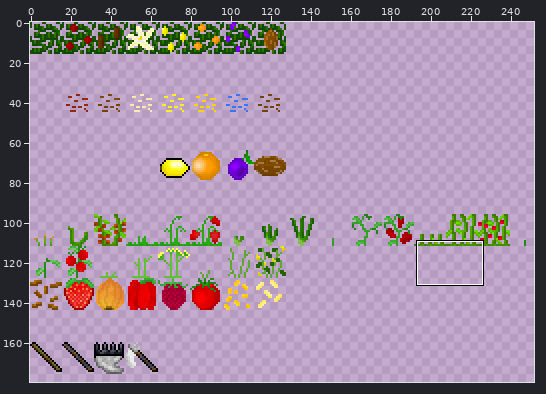
Two states of a sprite sheet, bin_data/jaffas_02.png. Above, an overview of the earlier version with the close-up marked.
Close-up. The starting point:
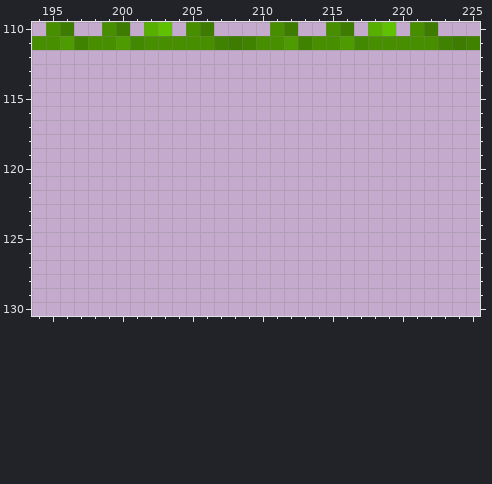
The file is 256x256 pixels. Pixels under 10% opacity are left out. Colours within 5 levels of each other are drawn and written as one. Shown: x 194..225, y 110..130. The wide view leaves out empty margins. The commit also changed other parts of the picture, which this record leaves out.
New version:
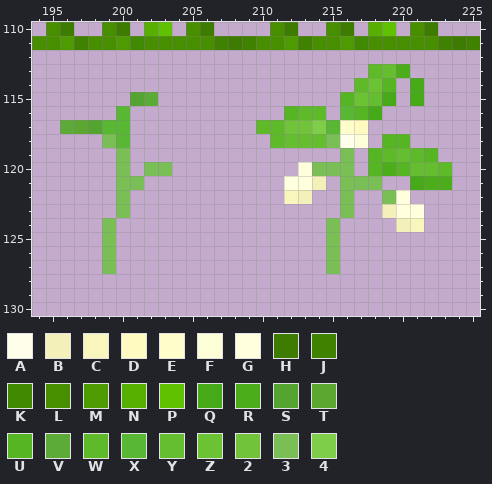
Palette (. is transparent): A #fefeeb  B #f3f0ba  C #f8f6bd  D #fffbc0  E #fffecb  F #fdfdd7  G #ffffde  H #3d7c00  J #3f8200  K #418900  L #488f00  M #4d9b00  N #57b000  P #60c100  Q #46aa18  R #4cad1a  S #53a430  T #5ca72f  U #56b522  V #5caa38  W #5eba29  X #58b733  Y #65be2f  Z #6bc233  2 #71c439  3 #7abf55  4 #7fce49
What changed:
There is now colour 2 in row 117 at x 212 to 213.
There is now colour 3 in row 118 at x 199 and 215; in row 119 at x 200 and 216; in row 120 at x 200, 202 to 203 and 214 to 216; in row 121 at x 200 to 201 and 216 to 218; in row 122 at x 200, 216 and 219; in row 123 at x 200 and 216.
There is now colour 3 in rows 124 to 127 at x 199 and 215.
There is now colour 4 in row 117 at x 214.
There is now colour A in row 118 at x 216.
There is now colour B in row 121 at x 214; in row 122 at x 213; in row 123 at x 219; in row 124 at x 220.
There is now colour C in row 122 at x 212; in row 124 at x 221.
There is now colour D in row 117 at x 217.
There is now colour E in row 117 at x 216.
There is now colour F in row 118 at x 217.
There is now colour G in row 120 at x 213; in row 121 at x 212 to 213; in row 122 at x 220; in row 123 at x 220 to 221.
There is now colour Q in row 114 at x 221; in row 115 at x 219 and 221; in row 116 at x 218; in row 121 at x 221.
There is now colour R in row 113 at x 220; in row 120 at x 219; in row 121 at x 222 to 223.
There is now colour S in row 115 at x 201; in row 117 at x 198.
There is now colour T in row 117 at x 197.
There is now colour U in row 114 at x 219; in row 115 at x 216; in row 116 at x 212 and 217; in row 118 at x 219 to 220; in row 119 at x 218 and 222; in row 120 at x 218 and 220.
There is now colour V in row 115 at x 202; in row 117 at x 196.
There is now colour W in row 113 at x 218; in row 114 at x 217; in row 116 at x 213 to 214; in row 117 at x 210 to 211; in row 118 at x 211; in row 119 at x 219 and 221.
There is now colour W in row 120 at x 223.
There is now colour X in row 116 at x 200 and 216; in row 117 at x 199 to 200 and 215; in row 118 at x 200.
There is now colour Y in row 113 at x 219; in row 115 at x 218; in row 118 at x 212 to 214; in row 119 at x 220; in row 120 at x 221 to 222.
There is now colour Z in row 114 at x 218; in row 115 at x 217.
